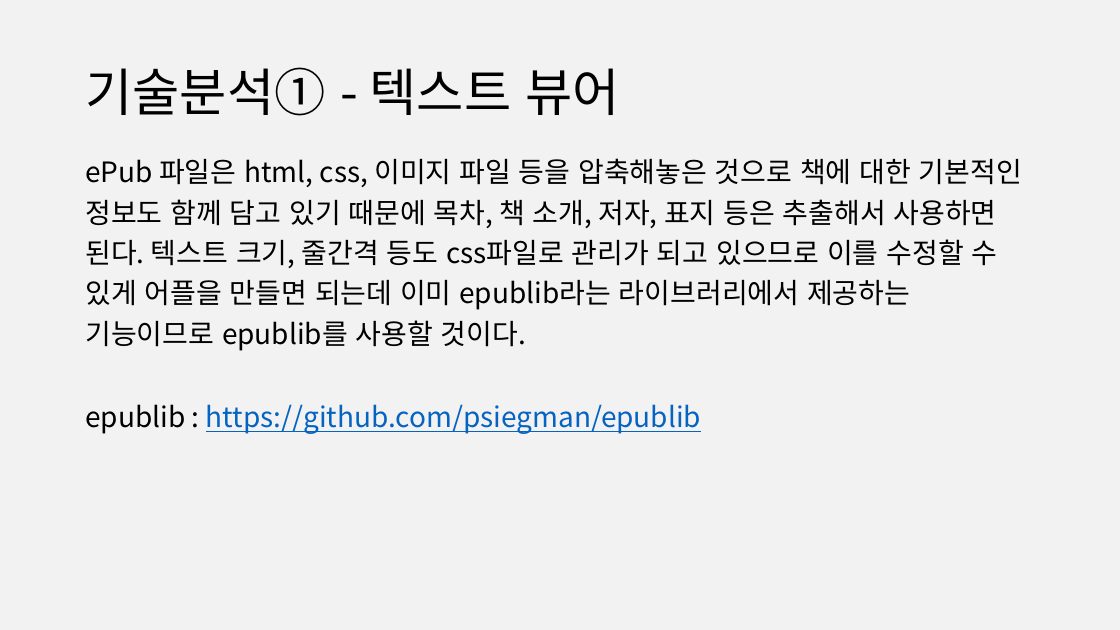
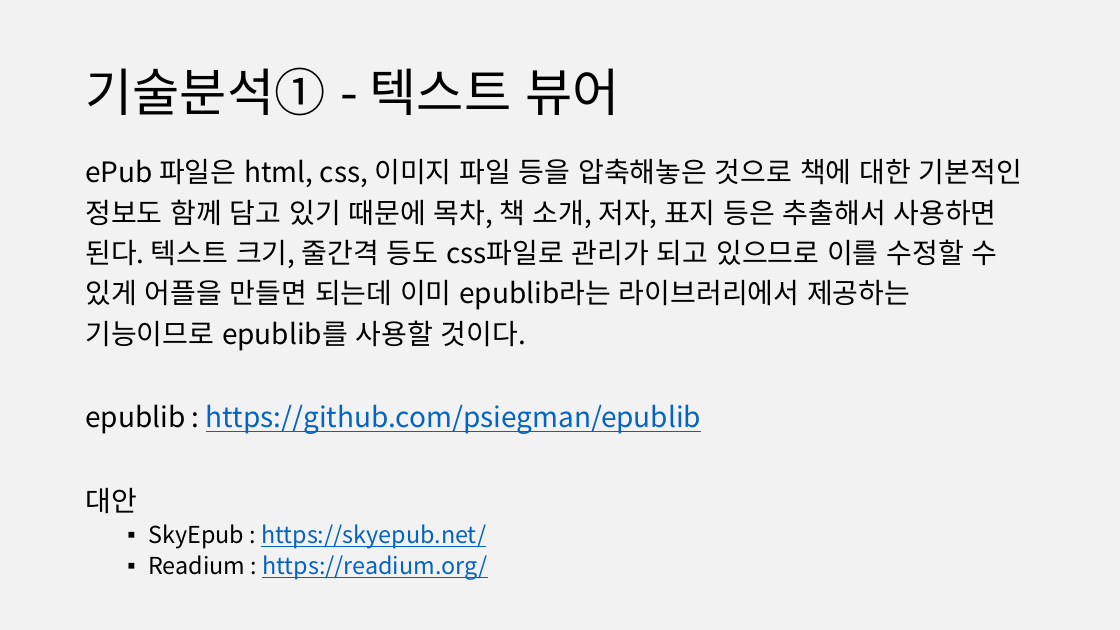
Before and after one commit to 888pocket/social-readbook-app, a slide deck: slide 15 of 보고서/사용자인터페이스(나) 제안발표ppt_3code.pptx (slide 14 before the commit). Drawn at 1120x630 pixels with LibreOffice and Linux fonts; fonts in the diff are those of the drawing. Boxes give left, top, right and bottom in pixels: in the first picture for what was removed or moved away, otherwise in the second. Text is boxed around its words. In the diff, an @@ line names an element or a change of style, - is before the commit and + after.

```diff
--- a/보고서/사용자인터페이스(나) 제안발표ppt_3code.pptx
+++ b/보고서/사용자인터페이스(나) 제안발표ppt_3code.pptx
@@ text at [85, 487, 487, 580]: paragraphs added @@
+대안
+  ▪ SkyEpub : https://skyepub.net/
+  ▪ Readium : https://readium.org/
```
Also in this commit, not shown: 8 other slides changed, 1 slide added.
